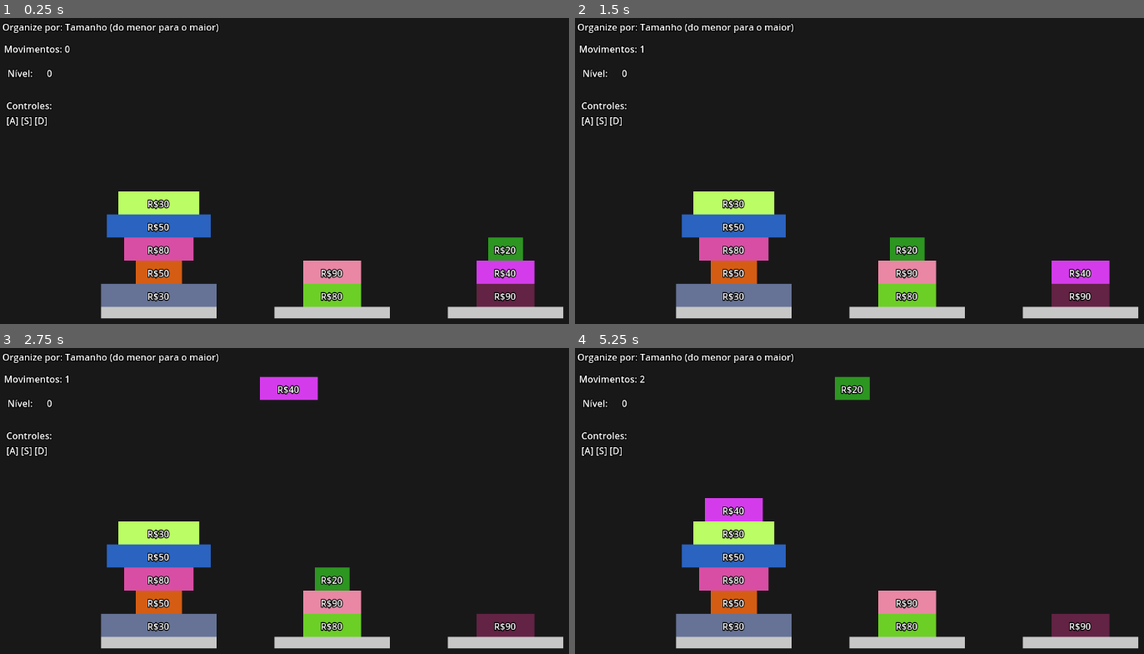
Above: before the commit, frames 1-4 (two rows, left to right).
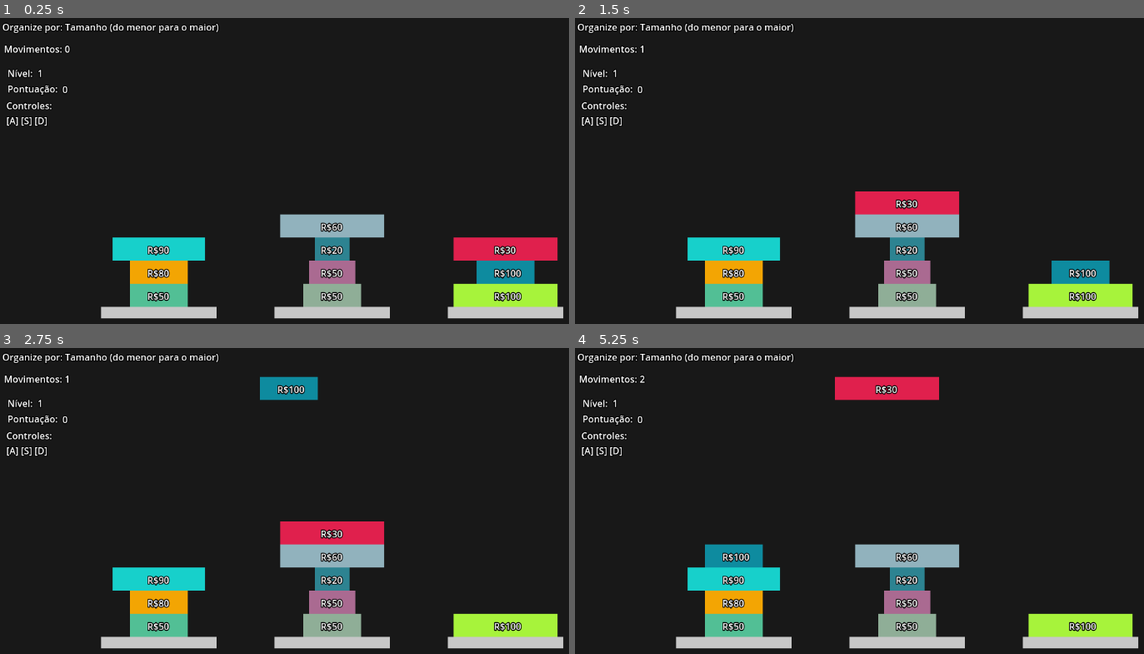
Above: after the commit, the same moments.

Repository: tiagoRaulino/stockholderRepo
Game: Godot game, scene res://scenes/game.tscn
Same seed, same stepped clock (60 frames per second), same inputs: the game is played once before the commit and once after it.
Inputs:
- Up to frame 1 (0.25 s): no input
- Up to frame 2 (1.5 s): tap Enter at 0.5 s; hold D 0.53-1.28 s; tap Space at 1.25 s; hold S from 1.28 s (still down)
- Up to frame 3 (2.75 s): tap Enter at 2 s; release S at 2.03 s; hold D from 2.03 s (still down)
- Up to frame 4 (5.25 s): tap Space at 2.75, 4.25 s; tap Enter at 3.5 s; release D at 3.53 s; hold A 3.53-5.03 s; hold S from 5.03 s (still down)

The runs differ from the first frame. In frame 1, 13% of the frame differs, in the area x 1-99%, y 16-95%; in frame 2, 12%; in frame 3, 13%; in frame 4, 13%, in the area x 1-99%, y 9-95%.

Commit message:
objetivos futuros e arvore de pontuação

Diff:
--- a/scenes/game.tscn
+++ b/scenes/game.tscn
@@ -1,7 +1,7 @@
 [gd_scene load_steps=3 format=3 uid="uid://dtq2d04ljkxci"]
 
 [ext_resource type="Script" path="res://scripts/game.gd" id="1_gfiij"]
-[ext_resource type="PackedScene" uid="uid://cfyrm3fgl2n1m" path="res://scenes/level.tscn" id="1_wn4g0"]
+[ext_resource type="Script" path="res://scripts/scoring_tree_node.gd" id="2_8n4um"]
 
 [node name="Game" type="Node2D"]
 script = ExtResource("1_gfiij")
@@ -13,29 +13,49 @@
 size_flags_vertical = 4
 color = Color(0.0962047, 0.0962048, 0.0962047, 1)
 
-[node name="Level" parent="." instance=ExtResource("1_wn4g0")]
-
-[node name="PointsLabel" type="Label" parent="."]
+[node name="CurrentLevelLabel" type="Label" parent="."]
 z_index = 1
-offset_left = 81.0
+offset_left = 65.0
 offset_top = 84.0
-offset_right = 121.0
+offset_right = 79.0
 offset_bottom = 107.0
 theme_override_colors/font_color = Color(1, 1, 1, 1)
 theme_override_constants/outline_size = 6
 theme_override_font_sizes/font_size = 16
 text = "0"
 
-[node name="PointsName" type="Label" parent="."]
+[node name="CurrentLevelName" type="Label" parent="."]
 z_index = 1
 offset_left = 13.0
 offset_top = 84.0
-offset_right = 72.0
+offset_right = 59.0
 offset_bottom = 107.0
 theme_override_colors/font_color = Color(1, 1, 1, 1)
 theme_override_constants/outline_size = 6
 theme_override_font_sizes/font_size = 16
 text = "Nível:"
+
+[node name="ScoringLabel" type="Label" parent="."]
+z_index = 1
+offset_left = 108.0
+offset_top = 112.0
+offset_right = 122.0
+offset_bottom = 135.0
+theme_override_colors/font_color = Color(1, 1, 1, 1)
+theme_override_constants/outline_size = 6
+theme_override_font_sizes/font_size = 16
+text = "0"
+
+[node name="ScoringLabelName" type="Label" parent="."]
+z_index = 1
+offset_left = 13.0
+offset_top = 111.0
+offset_right = 59.0
+offset_bottom = 134.0
+theme_override_colors/font_color = Color(1, 1, 1, 1)
+theme_override_constants/outline_size = 6
+theme_override_font_sizes/font_size = 16
+text = "Pontuação:"
 
 [node name="ControlsTip" type="Label" parent="."]
 z_index = 1
@@ -48,3 +68,6 @@
 theme_override_font_sizes/font_size = 16
 text = "Controles:
 [A] [S] [D]"
+
+[node name="ScoringTreeNode" type="Node" parent="."]
+script = ExtResource("2_8n4um")
--- a/scripts/game.gd
+++ b/scripts/game.gd
@@ -1,20 +1,80 @@
 extends Node2D
 
-var points = 0
-
-@onready var points_label: Label = $PointsLabel
+var current_level = 0
+var objectives_manager: ObjectivesManager
+var scoring_tree
+var total_score: int = 0
+@onready var current_level_label: Label = $CurrentLevelLabel
+@onready var scoring_label: Label = $ScoringLabel
 
 func _ready() -> void:
-	points_label.text = str(0)
+	current_level_label.text = str(0)
+	objectives_manager = ObjectivesManager.new()
 
-
-# Called every frame. 'delta' is the elapsed time since the previous frame.
-func _process(delta: float) -> void:
-	pass
+	# Criar apenas 5 objetivos no início
+	for i in range(5):
+		create_objective()
+	#objectives_manager.print_objectives()
+	create_new_level()
+	var ScoringTreeScript = load("res://scripts/scoring_tree_node.gd")  # Ensure this is the correct path
+	scoring_tree = ScoringTreeScript.new()
 
 func create_new_level() -> void:
-	points += 1
-	points_label.text = str(points)
-	# Load and add the new level
-	var new_level = load("res://scenes/level.tscn").instantiate()
-	add_child(new_level)
+	current_level += 1
+	current_level_label.text = str(current_level)
+
+	if objectives_manager.head != null:
+		var new_level = load("res://scenes/level.tscn").instantiate()
+		new_level.objective = objectives_manager.head.get_objective()  # Passa o objetivo correto
+		objectives_manager.head = objectives_manager.head.next  # Avança na lista
+
+		# Substituir o objetivo consumido para manter um total de 5
+		create_objective()
+
+		#objectives_manager.print_objectives()
+		add_child(new_level)
+
+func create_objective() -> void:
+	var objective_type = ["increase_size", "decrease_size", "increase_price", "decrease_price"].pick_random()
+	var new_objective = Objective.new(objective_type)
+	objectives_manager.add_objective(new_objective)
+
+class Objective:
+	var next: Objective = null
+	var previous: Objective = null
+	var level_objective: String
+
+	func _init(obj: String) -> void:
+		self.level_objective = obj
+
+	func get_objective() -> String:
+		return level_objective
+
+class ObjectivesManager:
+	var head: Objective = null
+	var tail: Objective = null
+
+	func add_objective(new_objective: Objective) -> void:
+		if head == null:
+			head = new_objective
+			tail = new_objective
+		else:
+			tail.next = new_objective
+			new_objective.previous = tail
+			tail = new_objective
+
+	func print_objectives() -> void:
+		var current = head
+		print("Lista de Objetivos:")
+		while current != null:
+			print("Objetivo:", current.get_objective())
+			current = current.next
+		print("----------------------------")
+
+func process_level_result(LevelStates: Array):
+	var level_score = scoring_tree.get_score(LevelStates)
+	total_score += level_score
+	scoring_label.text = str(total_score)
+	print(LevelStates)
+	print("Level Score:", level_score)
+	print("Total Score: ", total_score)
--- a/scripts/level.gd
+++ b/scripts/level.gd
@@ -1,7 +1,8 @@
 extends Node2D
 
 enum Speed {FAST, SLOW}
-enum Moves {FEW, AVERAGE, ALOT}
+enum Moves {FEW, ALOT}
+enum MissedStacks {NONE, ONCE}
 
 @export var TOWER_SPACING: int = 300
 var towers = []
@@ -12,6 +13,8 @@
 var move_count = -10
 var speed_amount = Speed.FAST
 var moves_amount = Moves.FEW
+var missed_stack = MissedStacks.NONE
+var level_results = []
 
 @onready var objective_label = $ObjectiveLabel  # A Label node in the scene
 @onready var you_win_label: Label = $YouWinLabel
@@ -19,8 +22,6 @@
 @onready var game_timer = Timer.new()
 
 func _ready():
-	# Randomly select an objective from the four possible sorting methods
-	objective = ["increase_size", "decrease_size", "increase_price", "decrease_price"].pick_random()
 	you_win_label.visible = false
 
 	# Display the objective
@@ -58,15 +59,13 @@
 	add_child(game_timer)
 	game_timer.start()
 
-func _process(delta: float) -> void:
-	if move_count > 25 && move_count <= 35:
-		moves_amount = Moves.AVERAGE
-	if move_count > 35:
+func _process(_delta: float) -> void:
+	if move_count > 25:
 		moves_amount = Moves.ALOT
-	print(str(moves_amount)+" "+str(speed_amount))
+	#print(str(moves_amount)+" "+str(speed_amount))
 
 func _on_time_over():
-	print("Time over")
+	#print("Time over")
 	speed_amount = Speed.SLOW
 	# You can add additional logic here (e.g., show game over screen, restart level, etc.)
 
@@ -99,18 +98,31 @@
 				"increase_size":
 					if tower.increase_size_order():
 						declare_win("Tamanho (do menor para o maior)")
+					else:
+						missed_stack = MissedStacks.ONCE
 				"decrease_size":
 					if tower.decrease_size_order():
 						declare_win("Tamanho (do maior para o menor)")
+					else:
+						missed_stack = MissedStacks.ONCE
 				"increase_price":
 					if tower.increase_price_order():
 						declare_win("Preço (do mais barato para o mais caro)")
+					else:
+						missed_stack = MissedStacks.ONCE
 				"decrease_price":
 					if tower.decrease_price_order():
 						declare_win("Preço (do mais caro para o mais barato)")
+					else:
+						missed_stack = MissedStacks.ONCE
 
 func declare_win(_order_type: String):
 	# print("YOU WIN! The tower is sorted correctly by " + order_type)
+	level_results.append(speed_amount)
+	level_results.append(moves_amount)
+	level_results.append(missed_stack)
+	get_parent().process_level_result(level_results)
+
 	you_win_label.visible = true
 	await get_tree().create_timer(0.8).timeout
 	get_parent().create_new_level()
--- /dev/null
+++ b/scripts/scoring_tree_node.gd
@@ -0,0 +1,54 @@
+extends Node
+class_name ScoringTree  # Allows this script to be used as a custom class
+
+class ScoringNode:
+	var left: ScoringNode = null
+	var right: ScoringNode = null
+	var score: int = 0  # Leaf nodes will hold the final score
+
+	func _init(score_value = 0):
+		self.score = score_value
+
+var root: ScoringNode  # Declare the root node
+
+func _init():
+	# Level 1: Speed (0 = good, 1 = bad)
+	root = ScoringNode.new()  # Root node (decision based on Speed)
+	root.left = ScoringNode.new()  # Good Speed
+	root.right = ScoringNode.new() # Bad Speed
+
+	# Level 2: Amount of Movements (0 = good, 1 = bad)
+	root.left.left = ScoringNode.new()  # Good Speed, Good Movements
+	root.left.right = ScoringNode.new() # Good Speed, Bad Movements
+	root.right.left = ScoringNode.new() # Bad Speed, Good Movements
+	root.right.right = ScoringNode.new() # Bad Speed, Bad Movements
+
+	# Level 3: Missed Stack (0 = good, 1 = bad)
+	root.left.left.left = ScoringNode.new(100)  # Best Case (All 0s)
+	root.left.left.right = ScoringNode.new(90)  # Missed stack only
+	root.left.right.left = ScoringNode.new(85)  # Bad Movements only
+	root.left.right.right = ScoringNode.new(75) # Bad Movements + Missed stack
+	root.right.left.left = ScoringNode.new(70)  # Bad Speed only
+	root.right.left.right = ScoringNode.new(60) # Bad Speed + Missed stack
+	root.right.right.left = ScoringNode.new(50) # Bad Speed + Bad Movements
+	root.right.right.right = ScoringNode.new(30) # Worst Case (All 1s)
+
+func get_score(LevelStates: Array) -> int:
+	var current = root
+
+	if LevelStates[0] == 1:  # Bad Speed
+		current = current.right
+	else:  # Good Speed
+		current = current.left
+
+	if LevelStates[1] == 1:  # Bad Movements
+		current = current.right
+	else:  # Good Movements
+		current = current.left
+
+	if LevelStates[2] == 1:  # Missed Stack
+		current = current.right
+	else:  # Good Stack
+		current = current.left
+
+	return current.score  # Return the final score from the leaf node
--- a/scripts/stock_tower.gd
+++ b/scripts/stock_tower.gd
@@ -2,7 +2,23 @@
 class_name StockTower
 
 var boxes: Array = []
+var tail: StockBox = null
+var tower_height: int = 0
 var max_height: int = 10
+
+class Box:
+	var next: StockBox = null
+	var previous: StockBox = null
+	var box_element: StockBox = null
+
+func add_box_2(box: StockBox):
+	if tower_height >= max_height:
+		return
+
+	if box.get_parent():
+		box.get_parent().remove_top_box()
+
+	tower_height += 1
 
 func add_box(box: StockBox):
 	if boxes.size() >= max_height:
Not shown, changed: export_presets.cfg
